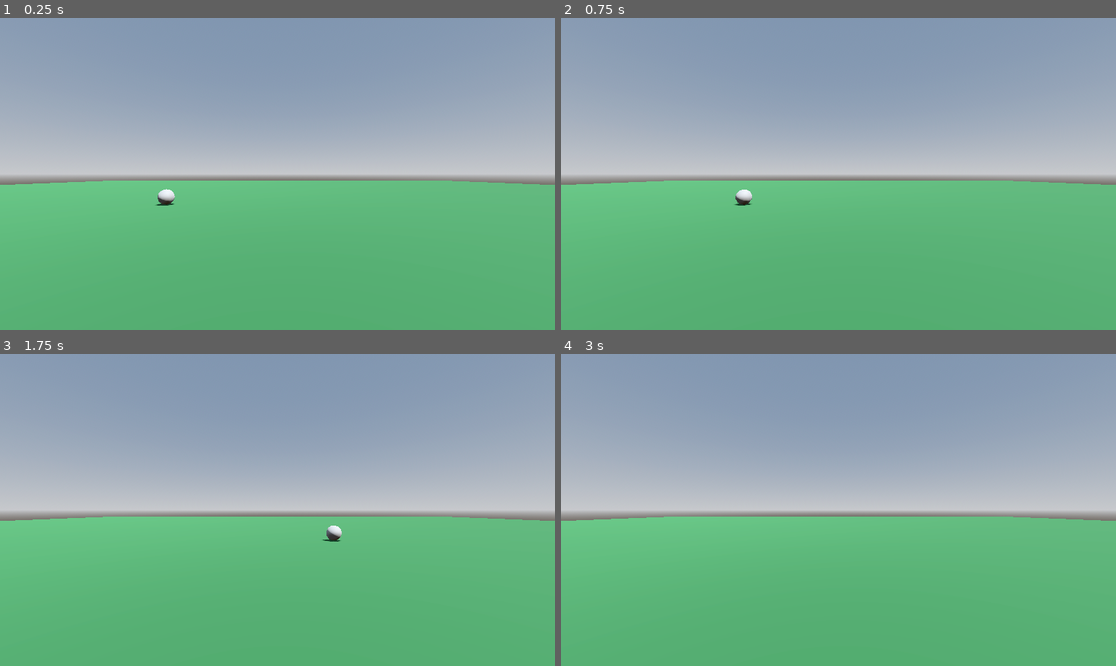
Above: before the commit, frames 1-4 (two rows, left to right).
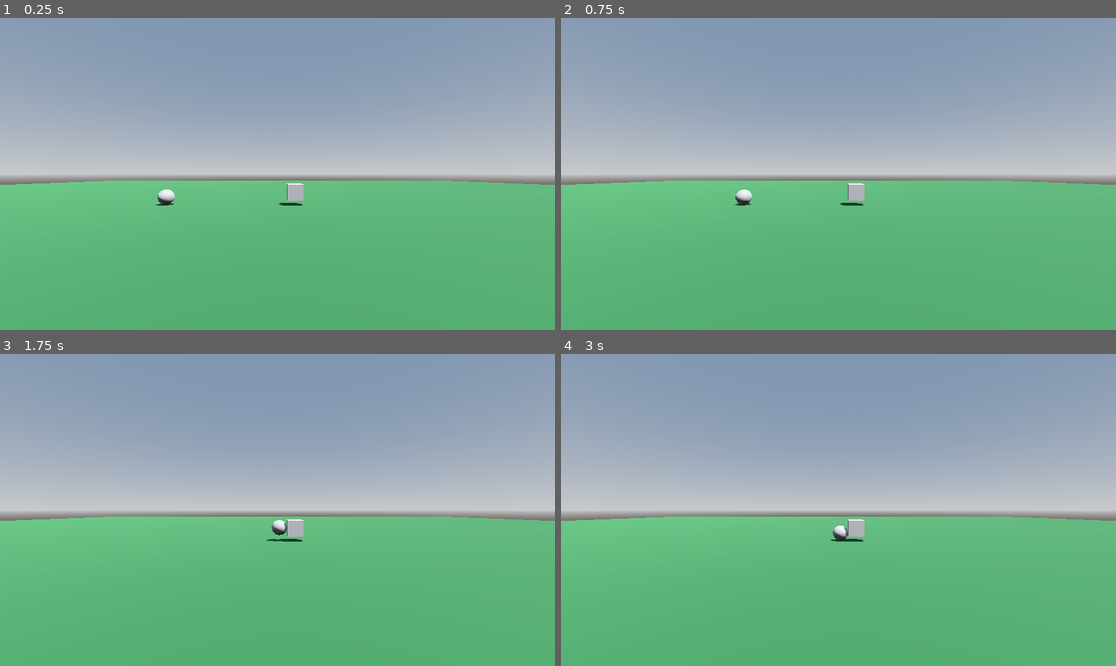
Above: after the commit, the same moments.

Repository: bsu-cs315/3d-demo
Game: Godot game, scene res://world.tscn
Two runs of this game, one before a commit and one after it. Both use one fixed random seed, a clock stepped at 60 frames per second and the inputs below.
Inputs:
- Up to frame 1 (0.25 s): no input
- Up to frame 2 (0.75 s): tap Enter at 0.5 s; tap Space (launch) at 0.6 s
- Up to frame 3 (1.75 s): tap Space (launch) at 1.35 s
- Up to frame 4 (3 s): tap Space (launch) at 2.1, 2.85 s

The runs differ from the first frame. In frame 1, 0.2% of the frame differs, in the area x 50-55%, y 53-61%; in frame 2, 0.2%; in frame 3, 0.4%, in the area x 48-62%, y 53-61%; in frame 4, 0.3%.

Commit message:
Add three collision layers
The ground, bird, and target are all in their named layers.

Diff:
--- a/project/project.godot
+++ b/project/project.godot
@@ -22,3 +22,9 @@
 "events": [Object(InputEventKey,"resource_local_to_scene":false,"resource_name":"","device":-1,"window_id":0,"alt_press …(191 unchanged characters)…
 ]
 }
+
+[layer_names]
+
+3d_physics/layer_1="world"
+3d_physics/layer_2="player"
+3d_physics/layer_3="objects"
--- a/project/world.tscn
+++ b/project/world.tscn
@@ -22,6 +22,8 @@
 [sub_resource type="BoxShape3D" id="BoxShape3D_ayuak"]
 size = Vector3(100, 1, 100)
 
+[sub_resource type="BoxShape3D" id="BoxShape3D_1meqh"]
+
 [node name="World" type="Node3D"]
 script = ExtResource("1_si5bc")
 
@@ -33,6 +35,7 @@
 environment = SubResource("Environment_45ure")
 
 [node name="StaticBody3D" type="StaticBody3D" parent="."]
+collision_mask = 0
 
 [node name="Land" type="CSGBox3D" parent="StaticBody3D"]
 transform = Transform3D(1, 0, 0, 0, 1, 0, 0, 0, 1, 0, -1.33439, 0)
@@ -45,6 +48,19 @@
 
 [node name="Bird" parent="." instance=ExtResource("1_3rmlg")]
 transform = Transform3D(1, 0, 0, 0, 1, 0, 0, 0, 1, 0, -0.33439, 7.22075)
+collision_layer = 2
+collision_mask = 5
 
 [node name="Camera3D" type="Camera3D" parent="."]
 transform = Transform3D(-4.37114e-08, 0, 1, 0, 1, 0, -1, 0, -4.37114e-08, 13.1927, 1.15133, 0)
+
+[node name="Target" type="StaticBody3D" parent="."]
+transform = Transform3D(1, 0, 0, 0, 1, 0, 0, 0, 1, 0, 0, -1.11153)
+collision_layer = 4
+collision_mask = 0
+metadata/_edit_group_ = true
+
+[node name="CSGBox3D" type="CSGBox3D" parent="Target"]
+
+[node name="CollisionShape3D" type="CollisionShape3D" parent="Target"]
+shape = SubResource("BoxShape3D_1meqh")
Not shown: 1 places in project/world.tscn that only renumber resources
